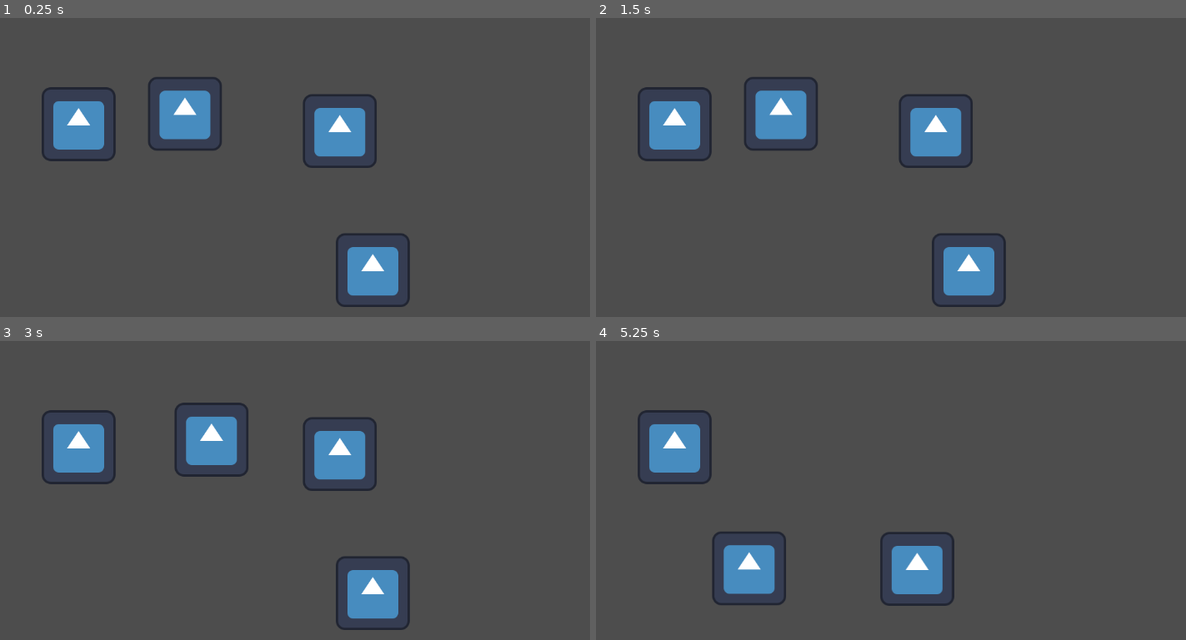
Above: before the commit, frames 1-4 (two rows, left to right).
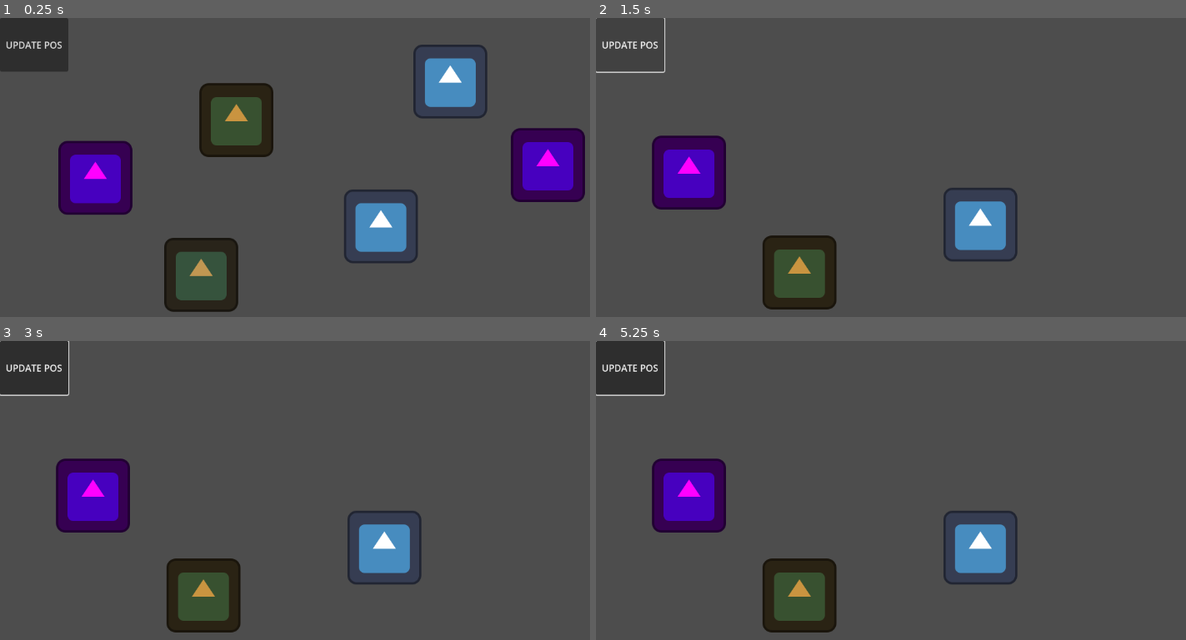
Above: after the commit, the same moments.

Repository: Rattle-Knight/Lab-Fracture
Game: Godot game, scene res://dragger_objects/dragtest.tscn
The game is run twice, just before and just after one commit, with the same random seed, the same clock (stepped at 60 frames per second) and the same inputs. The project has no main scene, so this scene is started directly. The engine's default icon, where the game draws it, is replaced by a stand-in: a white triangle on a blue panel in a dark square.
Inputs (mouse positions are in pixels of both pictures, inside the frame that each line leads up to):
- Up to frame 1 (0.25 s): no input
- Up to frame 2 (1.5 s): click (631, 44) at 0.5 s, where only the run after the commit has a clickable "UPDATE POS"; click (631, 44) at 1.25 s, where only the run after the commit has a clickable "UPDATE POS"
- Up to frame 3 (3 s): click (35, 367) at 2 s, where only the run after the commit has a clickable "UPDATE POS"; tap Enter at 2.75 s; drag from (182, 436) to (342, 454) at 2.77 s
- Up to frame 4 (5.25 s): tap Space at 3.5 s; drag from (938, 454) to (672, 448) at 3.52 s; click (672, 448) at 4.42 s; tap Enter at 5 s; drag from (967, 592) to (672, 448) at 5.02 s

The runs differ from the first frame. In frame 1, 23% of the frame differs, in the area x 0-100%, y 0-99%; in frame 2, 15%; in frame 3, 16%; in frame 4, 15%.

Commit message:
added tablet

Diff:
--- /dev/null
+++ b/dragger_objects/ObjectPositionInisitilaiser.gd
@@ -0,0 +1,26 @@
+extends Node
+
+
+var tabletpieces = []
+
+var update_pos = false
+
+func _process(delta):
+	if update_pos:
+		print("filling")
+		tabletpieces.clear()
+		var labs = get_tree().get_nodes_in_group("labs")
+		var pieces = get_tree().get_nodes_in_group("pieces")
+		for child in pieces:
+			tabletpieces.append(child)
+			#eh
+			child.visible = false
+
+		for indx in range(len(labs)):
+			labs[indx].position = tabletpieces[indx].position
+
+		print("updating")
+		update_pos = false
+
+func _on_button_pressed():
+	update_pos = true
--- a/dragger_objects/draggerobject.tscn
+++ b/dragger_objects/draggerobject.tscn
@@ -1,7 +1,6 @@
-[gd_scene load_steps=5 format=3 uid="uid://bejgajpcjfb21"]
+[gd_scene load_steps=4 format=3 uid="uid://bejgajpcjfb21"]
 
 [ext_resource type="Script" path="res://dragger_objects/dragableobject.gd" id="1_kum6o"]
-[ext_resource type="Texture2D" uid="uid://dmtegotymset4" path="res://icon.svg" id="2_kp61f"]
 
 [sub_resource type="RectangleShape2D" id="RectangleShape2D_cmqbt"]
 size = Vector2(129, 128)
@@ -11,10 +10,6 @@
 
 [node name="dragableobject" type="CharacterBody2D"]
 script = ExtResource("1_kum6o")
-
-[node name="Icon" type="Sprite2D" parent="."]
-position = Vector2(0, 1)
-texture = ExtResource("2_kp61f")
 
 [node name="Area2D" type="Area2D" parent="."]
 
--- a/dragger_objects/dragtest.tscn
+++ b/dragger_objects/dragtest.tscn
@@ -1,17 +1,62 @@
-[gd_scene load_steps=2 format=3 uid="uid://cel0v0k5v7go4"]
+[gd_scene load_steps=5 format=3 uid="uid://cel0v0k5v7go4"]
 
 [ext_resource type="PackedScene" uid="uid://bejgajpcjfb21" path="res://dragger_objects/draggerobject.tscn" id="1_27ut7"]
+[ext_resource type="PackedScene" uid="uid://xajyua0o5f2t" path="res://tablet.tscn" id="1_x8opp"]
+[ext_resource type="PackedScene" uid="uid://dnu3vmarahfny" path="res://labpiece.tscn" id="2_8a3ck"]
+[ext_resource type="Texture2D" uid="uid://dmtegotymset4" path="res://icon.svg" id="3_0os1h"]
 
 [node name="dragtest" type="Node2D"]
 
-[node name="dragableobject" parent="." instance=ExtResource("1_27ut7")]
-position = Vector2(320, 165)
+[node name="tablet" parent="." instance=ExtResource("1_x8opp")]
 
-[node name="dragableobject2" parent="." instance=ExtResource("1_27ut7")]
-position = Vector2(588, 195)
+[node name="labpiece" parent="." groups=["labs"] instance=ExtResource("2_8a3ck")]
+position = Vector2(408, 183)
 
-[node name="dragableobject3" parent="." instance=ExtResource("1_27ut7")]
-position = Vector2(136, 183)
+[node name="Icon" type="Sprite2D" parent="labpiece"]
+modulate = Color(0.788235, 0.580392, 0.25098, 1)
+z_index = -1
+position = Vector2(1, -6)
+texture = ExtResource("3_0os1h")
 
-[node name="dragableobject4" parent="." instance=ExtResource("1_27ut7")]
-position = Vector2(645, 436)
+[node name="labpiece2" parent="." groups=["labs"] instance=ExtResource("2_8a3ck")]
+position = Vector2(776, 108)
+
+[node name="Icon" type="Sprite2D" parent="labpiece2"]
+z_index = -1
+position = Vector2(3, 2)
+texture = ExtResource("3_0os1h")
+
+[node name="labpiece3" parent="." groups=["labs"] instance=ExtResource("2_8a3ck")]
+position = Vector2(950, 262)
+
+[node name="Icon" type="Sprite2D" parent="labpiece3"]
+modulate = Color(1, 0, 1, 1)
+z_index = -1
+position = Vector2(-2, -7)
+texture = ExtResource("3_0os1h")
+
+[node name="dragableobject" parent="." groups=["pieces"] instance=ExtResource("1_27ut7")]
+position = Vector2(351, 447)
+
+[node name="Icon" type="Sprite2D" parent="dragableobject"]
+modulate = Color(0.756863, 0.592157, 0.321569, 1)
+z_index = -1
+position = Vector2(-3, -2)
+texture = ExtResource("3_0os1h")
+
+[node name="dragableobject2" parent="." groups=["pieces"] instance=ExtResource("1_27ut7")]
+position = Vector2(662, 356)
+
+[node name="Icon" type="Sprite2D" parent="dragableobject2"]
+z_index = -1
+position = Vector2(-3, 5)
+texture = ExtResource("3_0os1h")
+
+[node name="dragableobject3" parent="." groups=["pieces"] instance=ExtResource("1_27ut7")]
+position = Vector2(163, 275)
+
+[node name="Icon" type="Sprite2D" parent="dragableobject3"]
+modulate = Color(1, 0, 1, 1)
+z_index = -1
+position = Vector2(2, 2)
+texture = ExtResource("3_0os1h")
--- /dev/null
+++ b/labpiece.tscn
@@ -0,0 +1,3 @@
+[gd_scene format=3 uid="uid://dnu3vmarahfny"]
+
+[node name="labpiece" type="Node2D"]
--- /dev/null
+++ b/tablet.tscn
@@ -0,0 +1,15 @@
+[gd_scene load_steps=2 format=3 uid="uid://xajyua0o5f2t"]
+
+[ext_resource type="Script" path="res://dragger_objects/ObjectPositionInisitilaiser.gd" id="1_0sn15"]
+
+[node name="tablet" type="Node2D"]
+
+[node name="ObjectPositionInisitilaiser" type="Node" parent="."]
+script = ExtResource("1_0sn15")
+
+[node name="Button" type="Button" parent="."]
+offset_right = 118.0
+offset_bottom = 93.0
+text = "UPDATE POS"
+
+[connection signal="pressed" from="Button" to="ObjectPositionInisitilaiser" method="_on_button_pressed"]
